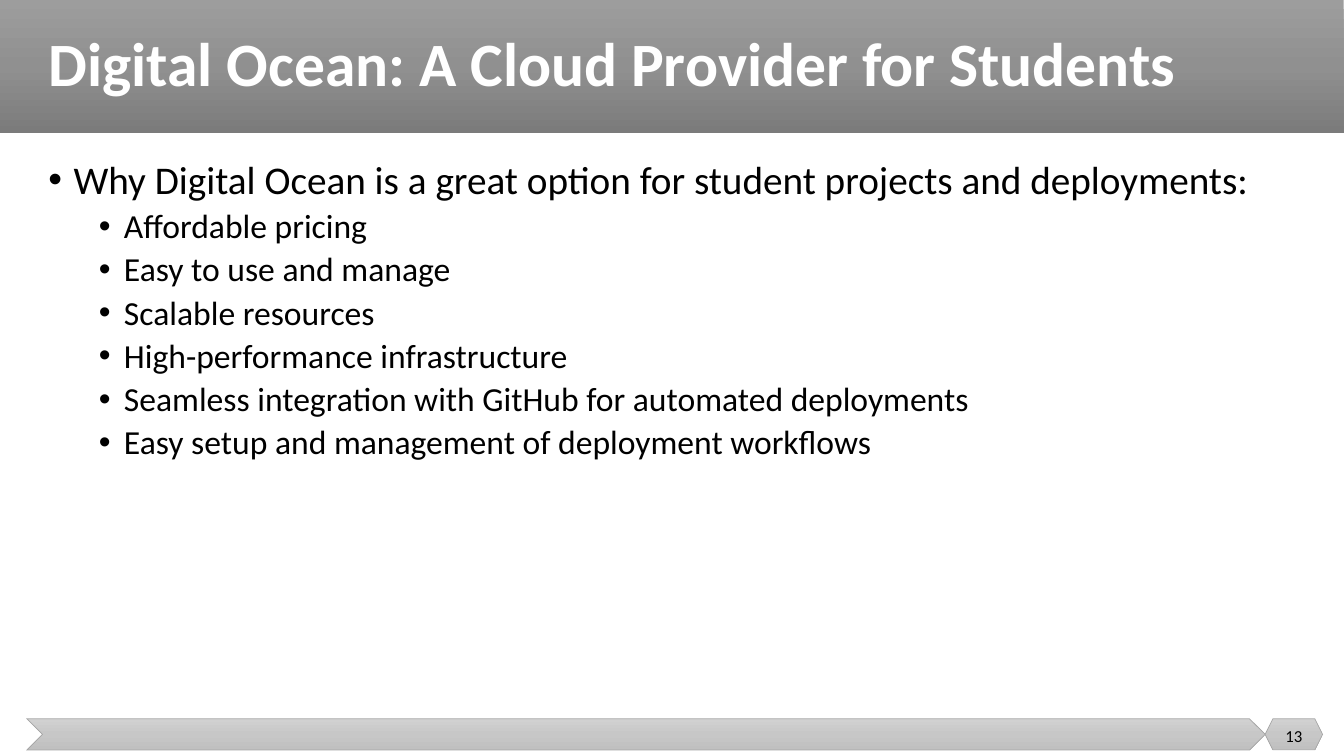
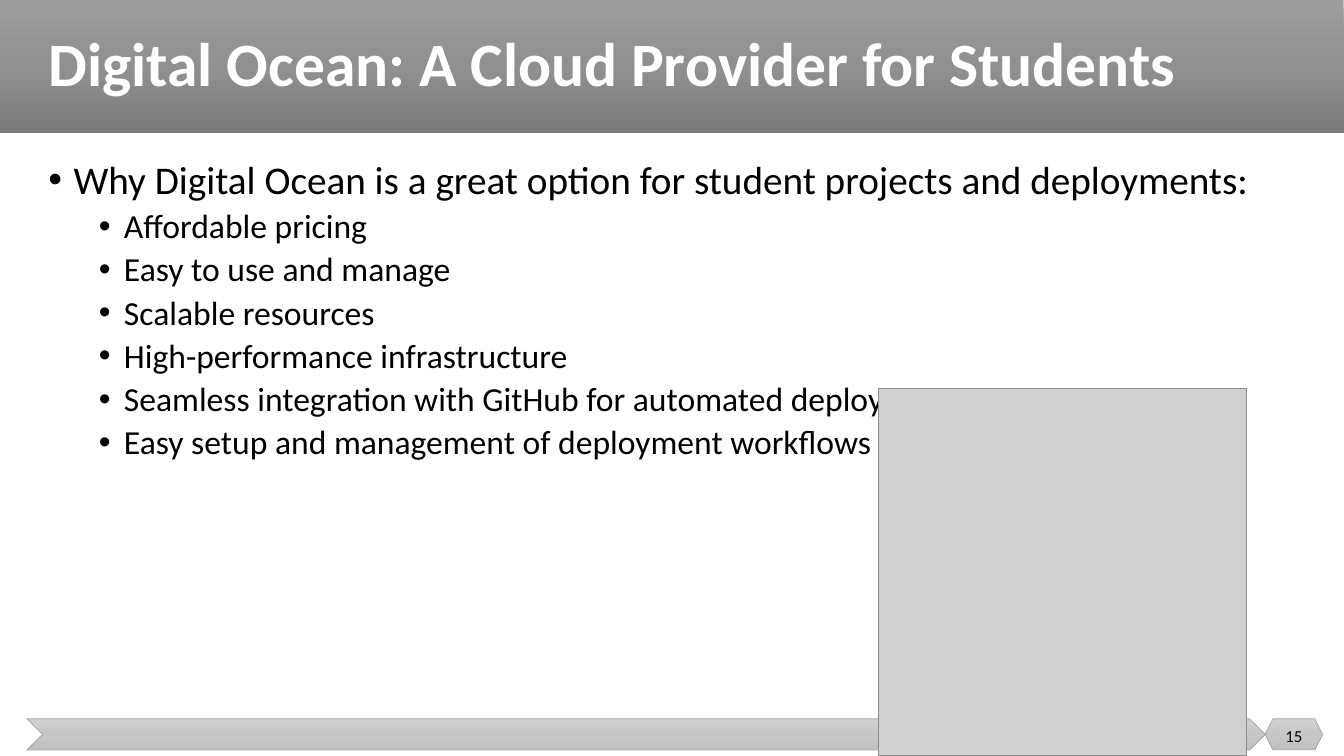
Before and after one commit to malenezi/malenezi, a slide deck: slide 15 of SE499/Lectures/7/Deployment.pptx (slide 13 before the commit). Drawn at 1344x756 pixels with LibreOffice and Linux fonts; fonts in the diff are those of the drawing; grey boxes stand for pictures. Boxes give left, top, right and bottom in pixels: in the first picture for what was removed or moved away, otherwise in the second. Text is boxed around its words. In the diff, an @@ line names an element or a change of style, - is before the commit and + after.

```diff
--- a/SE499/Lectures/7/Deployment.pptx
+++ b/SE499/Lectures/7/Deployment.pptx
@@ picture added at (879, 388, 1247, 756) @@
@@ page number at (1285, 731, 1302, 742): text changed @@
-13
+15
```
Also in this commit, not shown: 1 other slide changed, 2 slides added.
